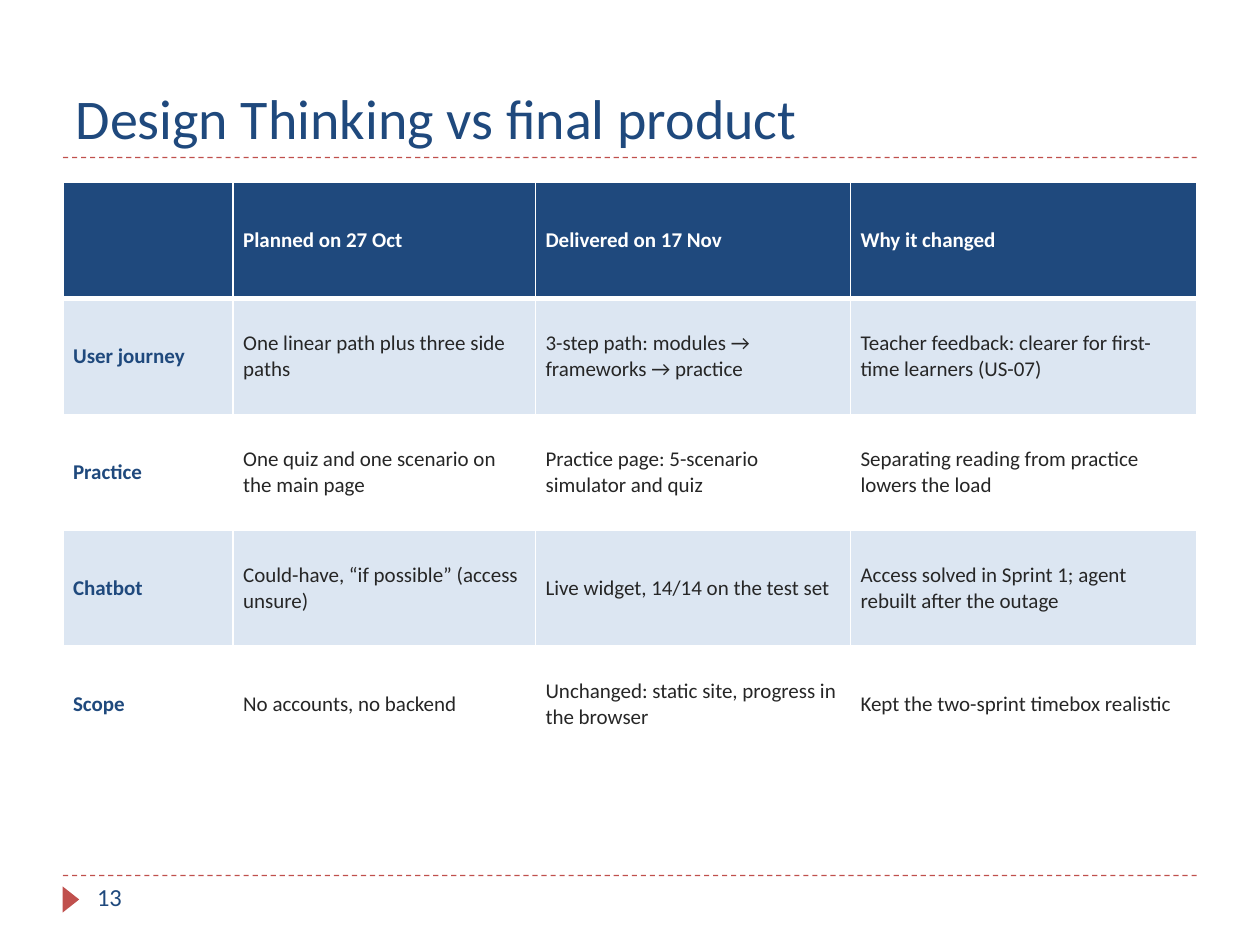
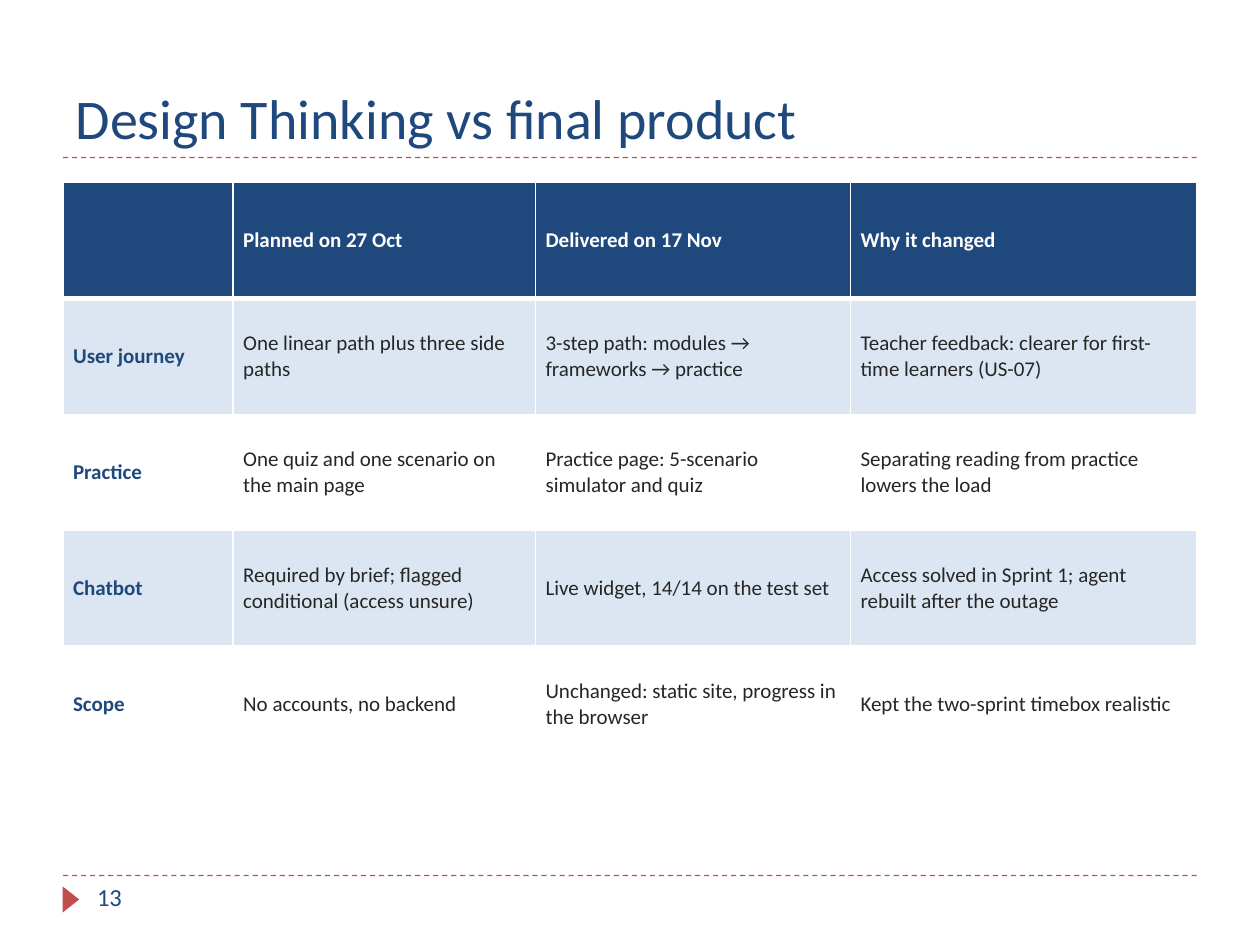
Before and after one commit to mds-coach-agile/agile-coach, a slide deck: slide 13 of docs/Agile_Coach_Learning_Hub_Final_Presentation_ISEC.pptx. Drawn at 1260x945 pixels with LibreOffice and Linux fonts; fonts in the diff are those of the drawing; background and template pictures are left out. Boxes give left, top, right and bottom in pixels: in the first picture for what was removed or moved away, otherwise in the second. Text is boxed around its words. In the diff, an @@ line names an element or a change of style, - is before the commit and + after.

Commit message:
Clarify on Slide 13 that chatbot was required by brief but initially conditional on access (refs #63)

```diff
--- a/docs/Agile_Coach_Learning_Hub_Final_Presentation_ISEC.pptx
+++ b/docs/Agile_Coach_Learning_Hub_Final_Presentation_ISEC.pptx
@@ table at bbox=[63, 183, 1197, 762] @@
-row 4, column 2: Could-have, “if possible” (access unsure)
+row 4, column 2: Required by brief; flagged conditional (access unsure)
```
